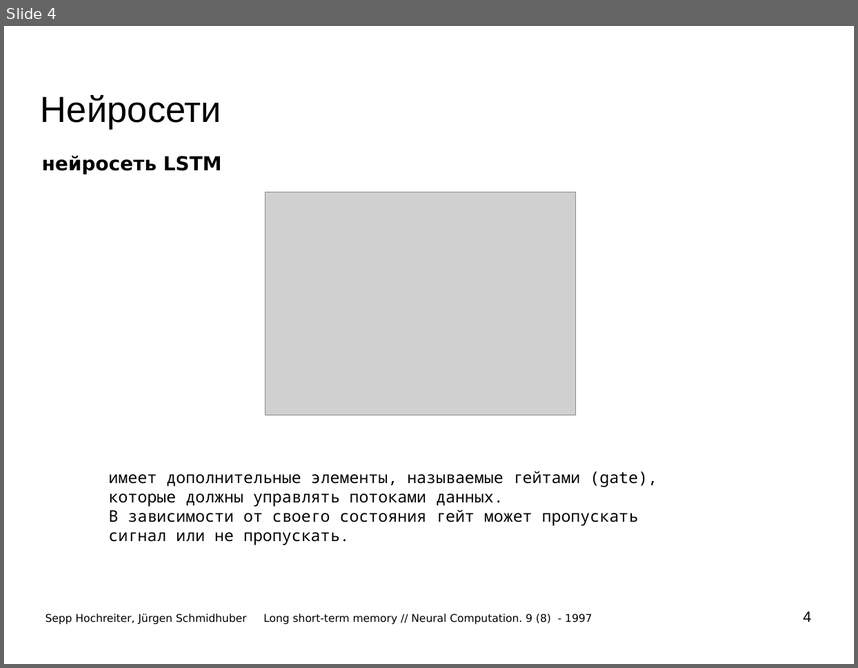
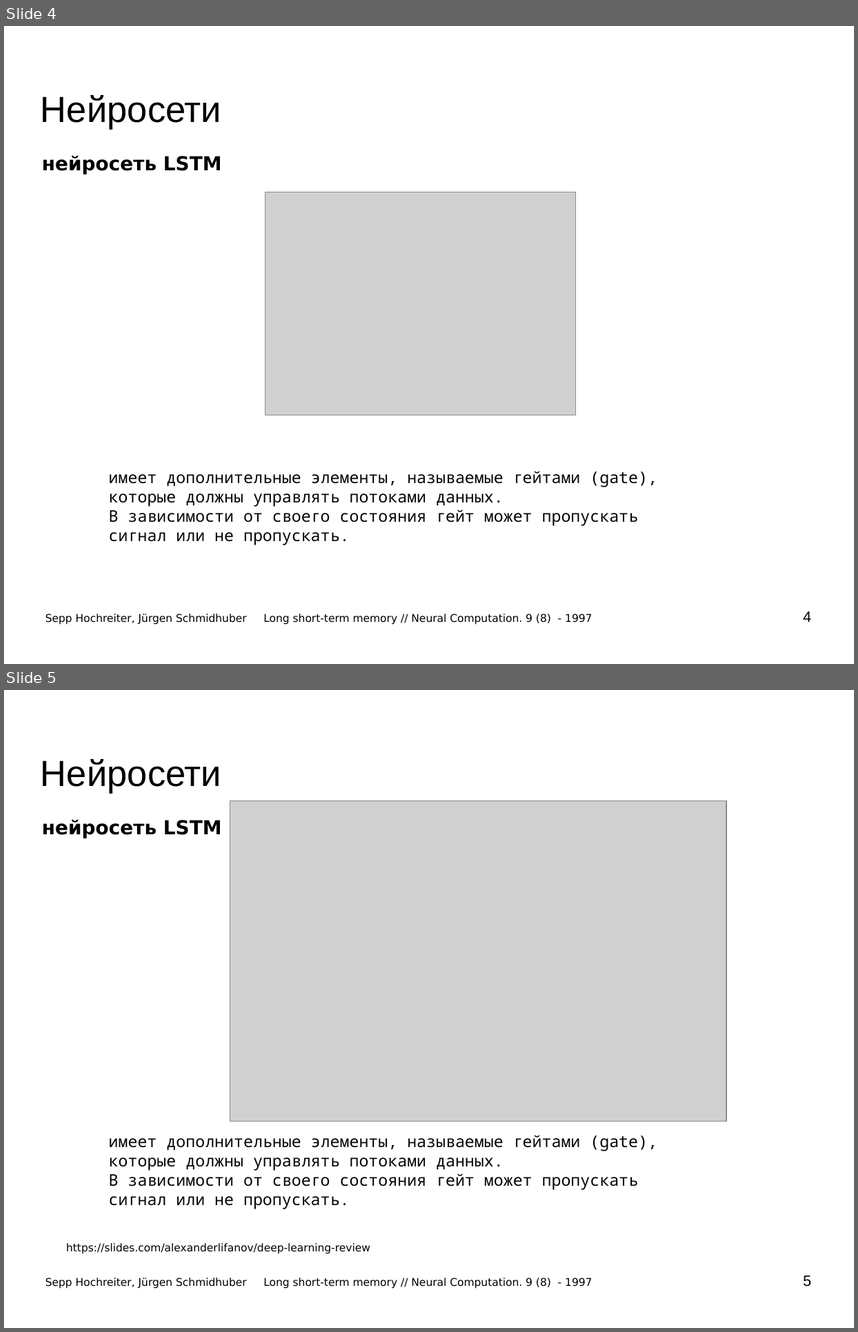
Before and after one commit to mechanoid5/ml_nlp_2022, a slide deck: 05-seq2seq.odp. Shown one above the other, each under a label of ours: slide 4 before the commit, slides 4 and 5 after it. The pictures are 858x668 and 858x1332 pixels, drawn with LibreOffice and Linux fonts; fonts in the diff are those of the drawing; grey boxes stand for pictures; background and template pictures are left out. Boxes give left, top, right and bottom in pixels: in the first picture for what was removed or moved away, otherwise in the second. Text is boxed around its words. In the diff, an @@ line names an element or a change of style, - is before the commit and + after.

```diff
--- a/05-seq2seq.odp
+++ b/05-seq2seq.odp
@@ slide 5 added at <box>4,690,854,1328</box>, background picture (left out) @@
@@ title added at <box>41,759,221,793</box>, 33.9 pt, text #000000 @@
+Нейросети
@@ picture added at <box>230,801,727,1121</box> @@
@@ text added at <box>42,819,222,838</box>, 18 pt, text #000000, bold @@
+нейросеть LSTM
@@ text added at <box>109,1134,657,1209</box>, 15 pt, text #000000 @@
+имеет дополнительные элементы, называемые гейтами (gate), которые должны управлять потоками данных.
+В зависимости от своего состояния гейт может пропускать сигнал или не пропускать.
@@ text added at <box>66,1243,370,1254</box>, 10 pt, text #000000 @@
+https://slides.com/alexanderlifanov/deep-learning-review
@@ text added at <box>45,1277,592,1288</box>, 10 pt, text #000000 @@
+Sepp Hochreiter, Jürgen Schmidhuber Long short-term memory // Neural Computation. 9 (8) - 1997
@@ page number added at <box>803,1275,811,1286</box>, 14 pt, text #000000 @@
+5
```
Also in this commit, not shown: 1 slide removed, 10 other files.
